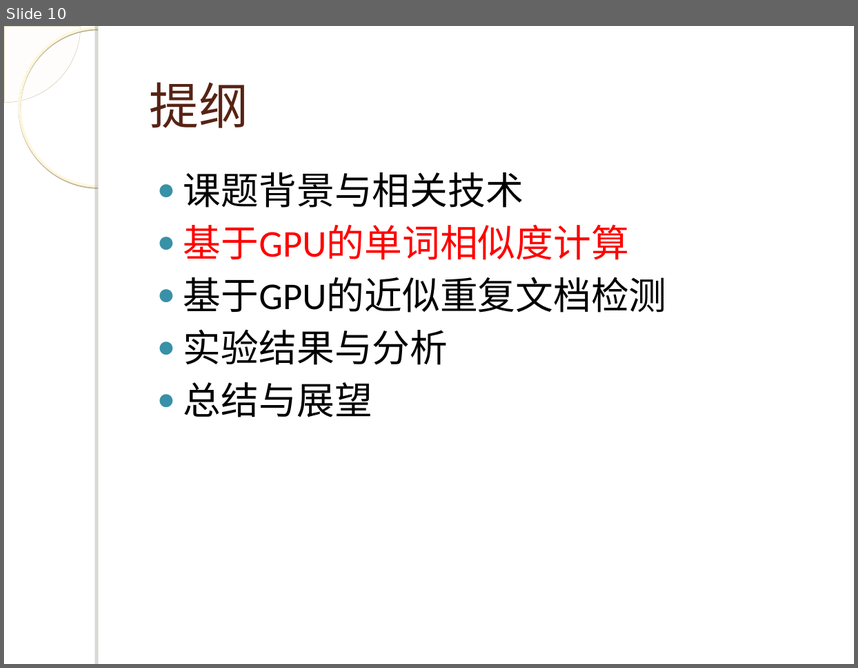
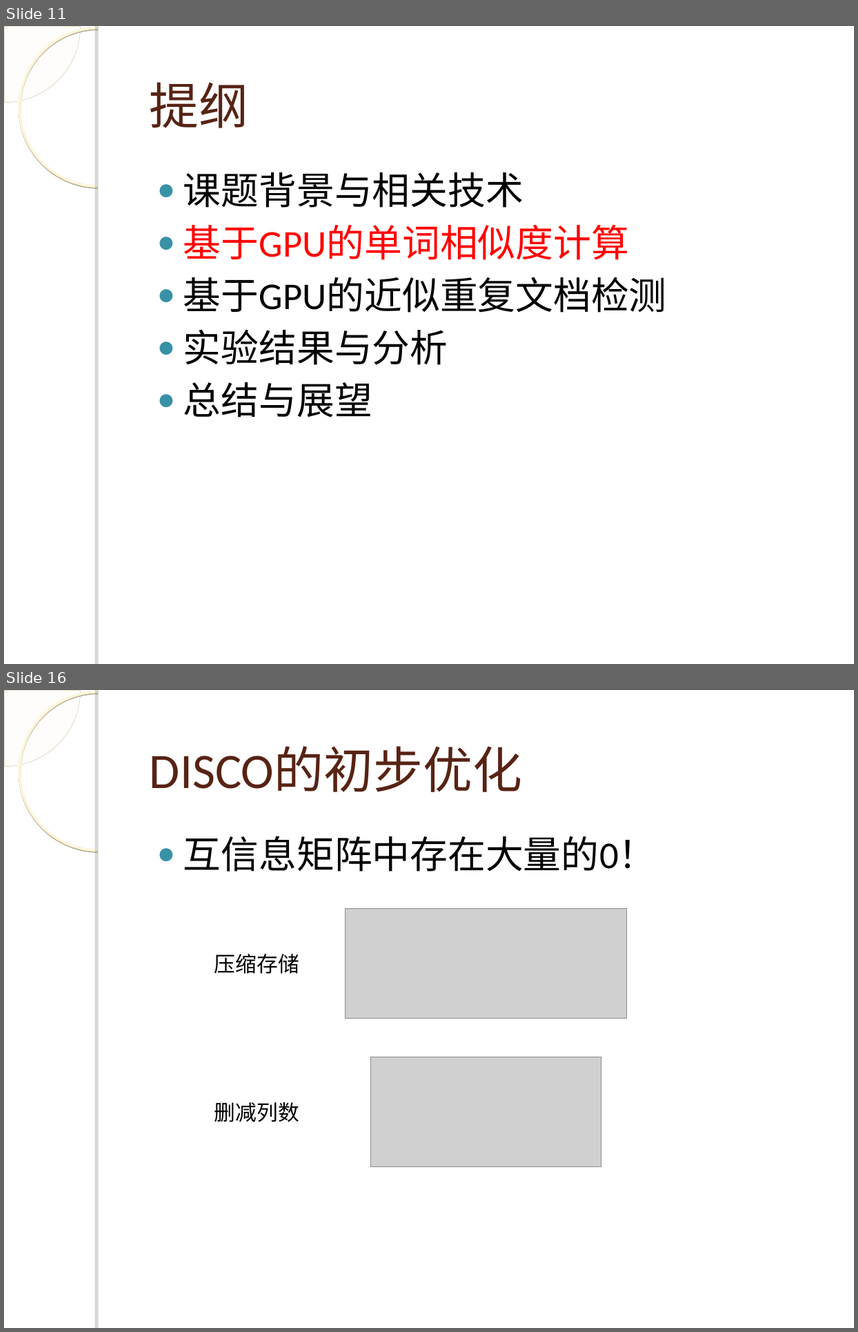
Before and after one commit to WangJunqiao/Tech-Study, a slide deck: 答辩.ppt. Shown one above the other, each under a label of ours: slide 10 before the commit, slides 11 and 16 after it; the slides between them are not shown. The pictures are 858x668 and 858x1332 pixels, drawn with LibreOffice and Linux fonts; fonts in the diff are those of the drawing; grey boxes stand for pictures; background and template pictures are left out. Boxes give left, top, right and bottom in pixels: in the first picture for what was removed or moved away, otherwise in the second. Text is boxed around its words. In the diff, an @@ line names an element or a change of style, - is before the commit and + after.

```diff
--- a/答辩.ppt
+++ b/答辩.ppt
@@ slide 16 added at (4,690,854,1328), background picture (left out); not listed: 4 template elements that a slide beside it also shows @@
@@ title added at (150,747,522,792), 42 pt, text #572314 @@
+DISCO的初步优化
@@ text added at (183,836,657,871), 32 pt, text #000000 @@
+● 互信息矩阵中存在大量的0！
@@ picture added at (345,909,627,1018) @@
@@ text added at (214,954,299,974), 18 pt, text #000000 @@
+压缩存储
@@ picture added at (371,1056,602,1166) @@
@@ text added at (214,1102,299,1122), 18 pt, text #000000 @@
+删减列数
@@ what was slide 10 is now slide 11 @@
```
Also in this commit, not shown: 4 slides changed, 24 other slides added, 1 slide removed, 1 other file.
